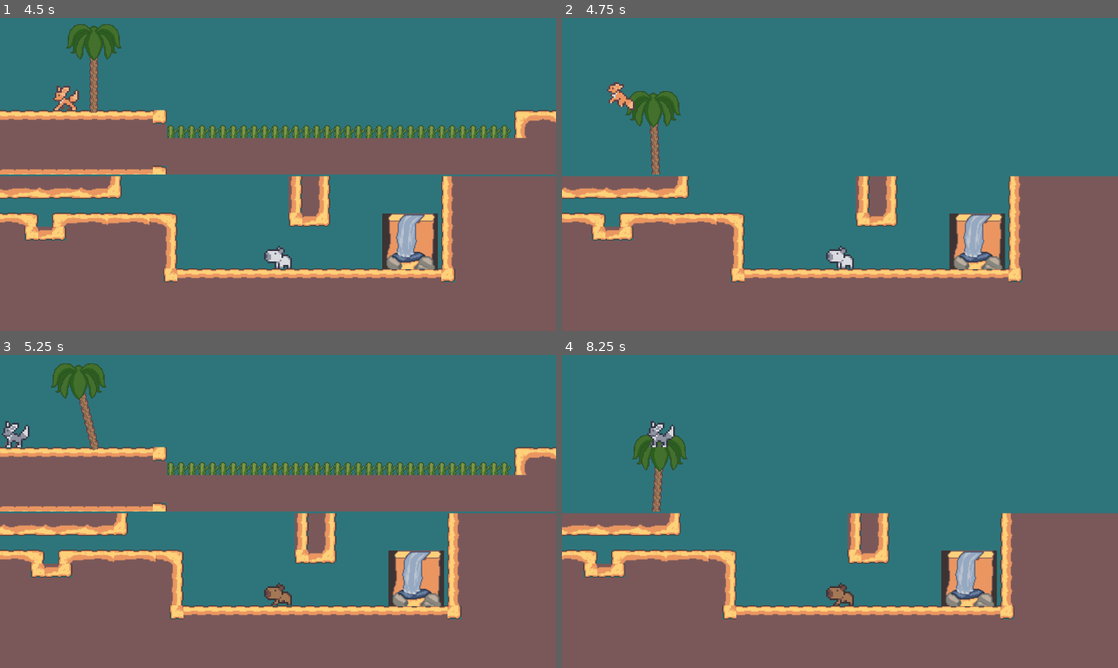
Above: before the commit, frames 1-4 (two rows, left to right).
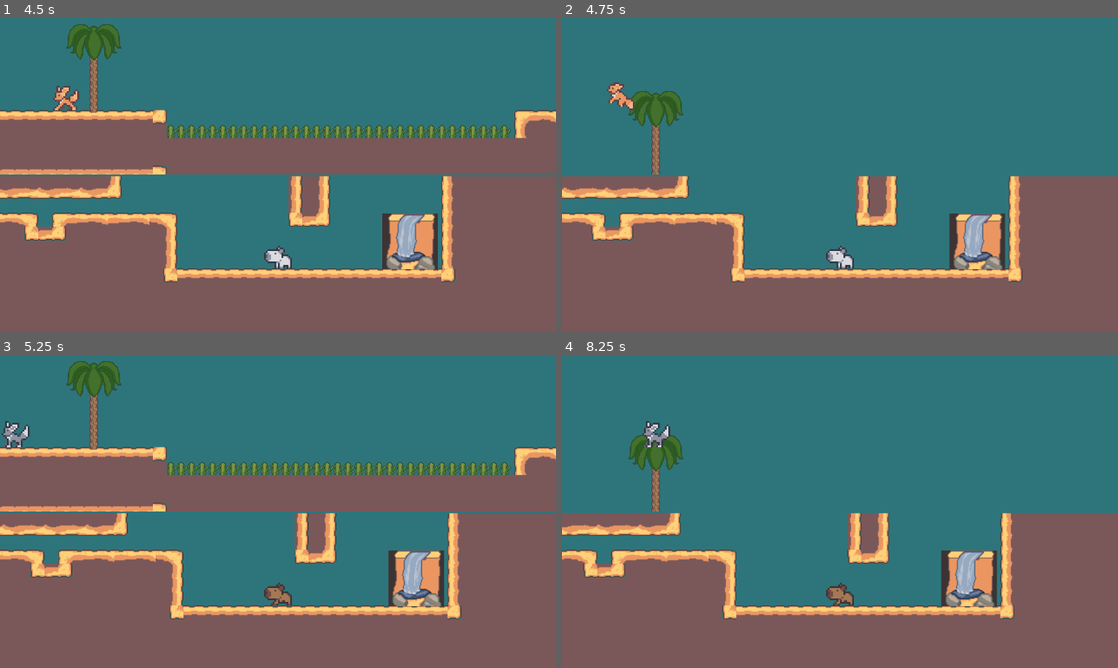
Above: after the commit, the same moments.

Repository: lhoffl/gmtk2024
Game: Godot game, scene res://transference/world/World2.tscn
The game is run twice, just before and just after one commit, with the same random seed, the same clock (stepped at 60 frames per second) and the same inputs.
Inputs:
- Up to frame 1 (4.5 s): tap Enter at 0.5 s; hold D (player1_right) 0.53-1.28 s; tap Tab (swapBuddies) every 0.75 s from 0.6 to 4.35 s; tap Space (player1_jump) at 0.77, 1.52, 3.02, 3.77 s; hold A (player1_left) 1.28-2.03 s; hold D (player1_right) 2.03-3.53 s; hold A (player1_left) from 3.53 s (still down)
- Up to frame 2 (4.75 s): keep holding A (player1_left); tap Space (player1_jump) at 4.52 s
- Up to frame 3 (5.25 s): keep holding A (player1_left); tap Tab (swapBuddies) at 5.1 s
- Up to frame 4 (8.25 s): release A (player1_left) at 5.78 s; hold D (player1_right) 5.78-8.03 s; tap Tab (swapBuddies) every 0.75 s from 5.85 to 8.1 s; tap Space (player1_jump) at 6.02, 6.77, 7.52 s; hold A (player1_left) from 8.03 s (still down)

Frame 1 is identical in both runs. In frame 2, 0.4% of the frame differs, in the area x 11-22%, y 23-50%; in frame 3, 1.1%, in the area x 9-22%, y 2-31%; in frame 4, 0.9%.

Commit message:
Made tree bending more reliable and accounts for mass

Diff:
--- a/transference/characters/players/scripts/player.gd
+++ b/transference/characters/players/scripts/player.gd
@@ -57,7 +57,6 @@
 	set_facing()
 
 func get_input(delta):
-
 	if Input.is_action_pressed("player" + str(player_num) + "_mass") and goodToGrow():
 		change_mass(mass_modifier * delta)
 		buddy.change_mass(-mass_modifier * delta)
--- a/transference/environment/Tree/tree.gd
+++ b/transference/environment/Tree/tree.gd
@@ -10,8 +10,7 @@
 
 @export var _rightBendAmount = 90
 @export var _leftBendAmount = -90
-@export var _rightRequiredMass = 0.5
-@export var _leftRequiredMass = 0.5
+@export var _requiredMass = 1.5
 @export var _neutralBendAmount = 45
 
 enum treeStates {STAND, BEND, BEND_UP, BEND_DOWN}
@@ -27,8 +26,9 @@
 var bendDegree = 0
 
 var is_bending = false
+var is_bending_right = false
+var player
 
-# Called when the node enters the scene tree for the first time.
 func _ready():
 
 	for x in _raycasts.get_children():
@@ -43,29 +43,6 @@
 	buildTree()
 	treeState = treeStates.STAND
 
-func setupRightBend(other):
-	if is_bending:
-		return
-	#var player := other.get_parent().get_parent() as Player
-	#if player.mass >= _rightRequiredMass:
-	bendDegree = _rightBendAmount
-	is_bending = true
-
-func resetBend(other):
-	bendDegree = _neutralBendAmount
-	is_bending = false
-
-func setupLeftBend(other):
-	if is_bending:
-		return
-	bendDegree = _leftBendAmount
-	is_bending = true
-
-	#var player := other.get_parent().get_parent() as Player
-	#if player.mass >= _leftRequiredMass:
-		#bendDegree = _leftBendAmount
-		#is_bending = true
-
 func buildTree():
 	for n in _tree_height:
 		var new_segment = preload("res://transference/environment/Tree/trunk_segment.tscn").instantiate()
@@ -76,22 +53,34 @@
 
 # Called every frame. 'delta' is the elapsed time since the previous frame.
 func _physics_process(delta):
-
 	var leftCount = 0
 	var rightCount = 0
 
 	for leftRay in leftRays:
 		if leftRay.is_colliding():
 			leftCount += 1
+			player = leftRay.get_collider().get_parent()
 	for rightRay in rightRays:
 		if rightRay.is_colliding():
 			rightCount += 1
+			player = rightRay.get_collider().get_parent()
 
-	if(rightCount > leftCount):
-		bendToState(treeStates.BEND, delta, _rightBendAmount)
-	elif(leftCount > rightCount):
-		bendToState(treeStates.BEND, delta, _leftBendAmount)
+	if (leftCount > 0 or rightCount > 0) and player and player.mass > _requiredMass:
+		if not is_bending:
+			is_bending = true
+			if(rightCount > leftCount):
+				is_bending_right = true
+				bendToState(treeStates.BEND, delta, _rightBendAmount)
+			elif(leftCount > rightCount):
+				is_bending_right = false
+				bendToState(treeStates.BEND, delta, _leftBendAmount)
+		else:
+			if is_bending_right:
+				bendToState(treeStates.BEND, delta, _rightBendAmount)
+			else:
+				bendToState(treeStates.BEND, delta, _leftBendAmount)
 	else:
+		is_bending = false
 		bendToState(treeStates.STAND, delta, _neutralBendAmount)
 
 	positionFrond()
--- a/transference/environment/Tree/tree.tscn
+++ b/transference/environment/Tree/tree.tscn
@@ -5,7 +5,7 @@
 [ext_resource type="Texture2D" uid="uid://dvtjy7vc36xv5" path="res://transference/characters/players/sprites/treetop.png" id="2_fdrss"]
 
 [sub_resource type="RectangleShape2D" id="RectangleShape2D_mh8ud"]
-size = Vector2(56.5, 10)
+size = Vector2(56.5, 8)
 
 [node name="Tree" type="Node2D"]
 script = ExtResource("1_3w1xm")
@@ -15,7 +15,7 @@
 position = Vector2(0, -28)
 
 [node name="CollisionShape2D" type="CollisionShape2D" parent="Fronds_StaticBody"]
-position = Vector2(0, -13)
+position = Vector2(0, -12)
 shape = SubResource("RectangleShape2D_mh8ud")
 one_way_collision = true
 one_way_collision_margin = 0.0
@@ -140,4 +140,7 @@
 collision_mask = 2
 hit_from_inside = true
 
+[node name="PlayerStickPosition" type="Node2D" parent="Fronds_StaticBody"]
+position = Vector2(0, -16.12)
+
 [node name="Trunk" type="StaticBody2D" parent="."]
